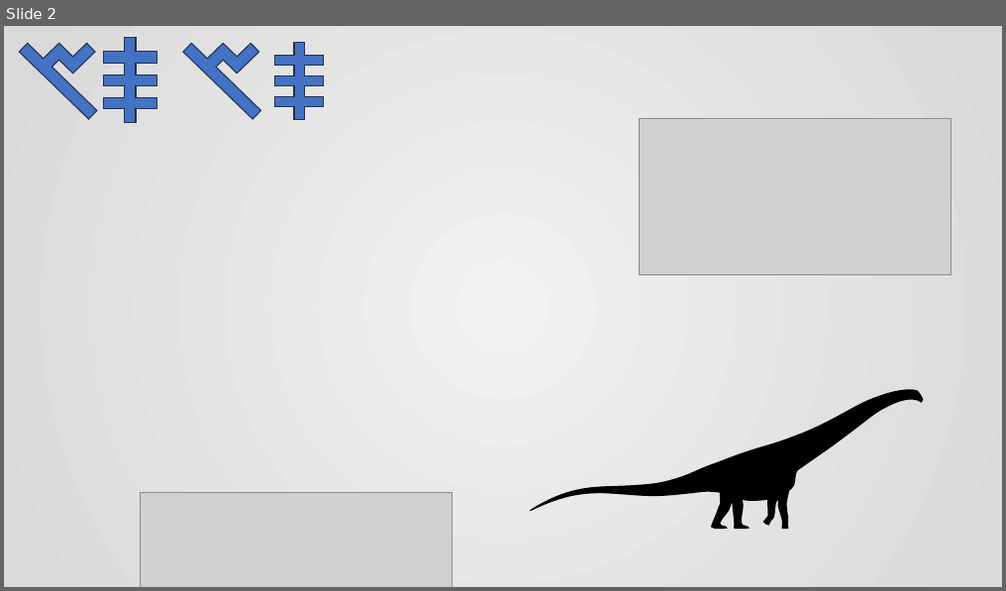
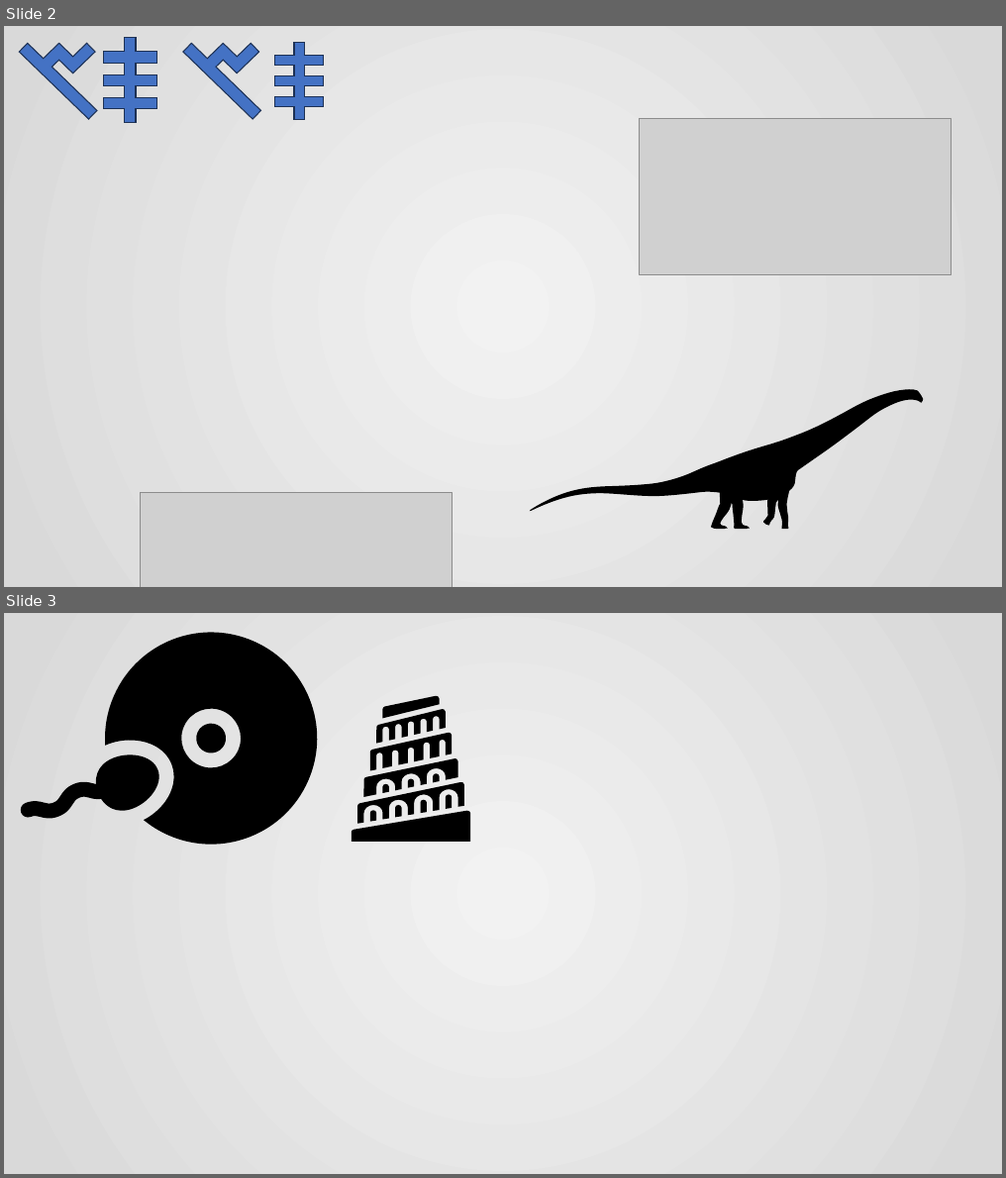
Before and after one commit to histopen/assets, a slide deck: Icons_TimeMarks/BACKUP tm_icons/skulls.pptx. Shown one above the other, each under a label of ours: slide 2 before the commit, slides 2 and 3 after it. The pictures are 1006x591 and 1006x1178 pixels, drawn with LibreOffice and Linux fonts; fonts in the diff are those of the drawing; grey boxes stand for pictures; background and template pictures are left out. Boxes give left, top, right and bottom in pixels: in the first picture for what was removed or moved away, otherwise in the second. Text is boxed around its words. In the diff, an @@ line names an element or a change of style, - is before the commit and + after.

```diff
--- a/Icons_TimeMarks/BACKUP tm_icons/skulls.pptx
+++ b/Icons_TimeMarks/BACKUP tm_icons/skulls.pptx
@@ slide 3 added at box(4, 613, 1002, 1174), background gradient #F2F2F2 to #D9D9D9 @@
@@ freeform shape added at box(71, 613, 350, 878), fill #000000 @@
@@ freeform shape added at box(351, 696, 470, 842), fill #000000 @@
@@ freeform shape added at box(18, 721, 165, 861), fill #000000 @@
@@ ellipse added at box(192, 719, 231, 759), fill #000000 @@
```
Also in this commit, not shown: 1 slide removed, 9 other files.
